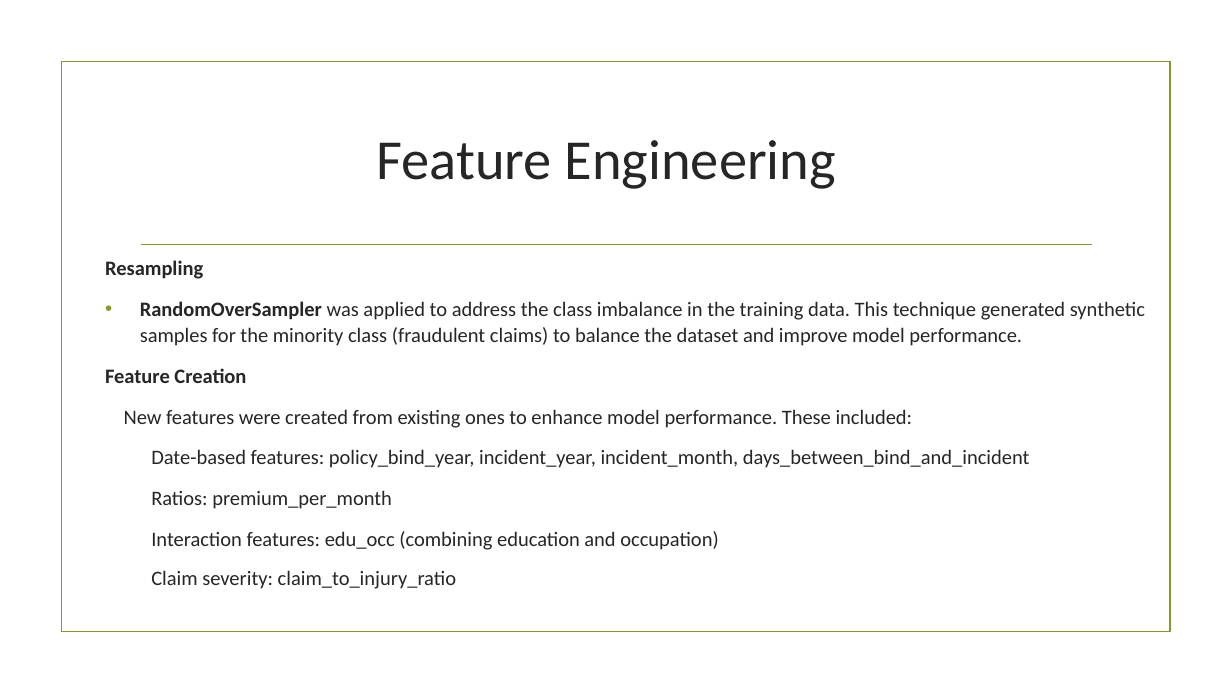
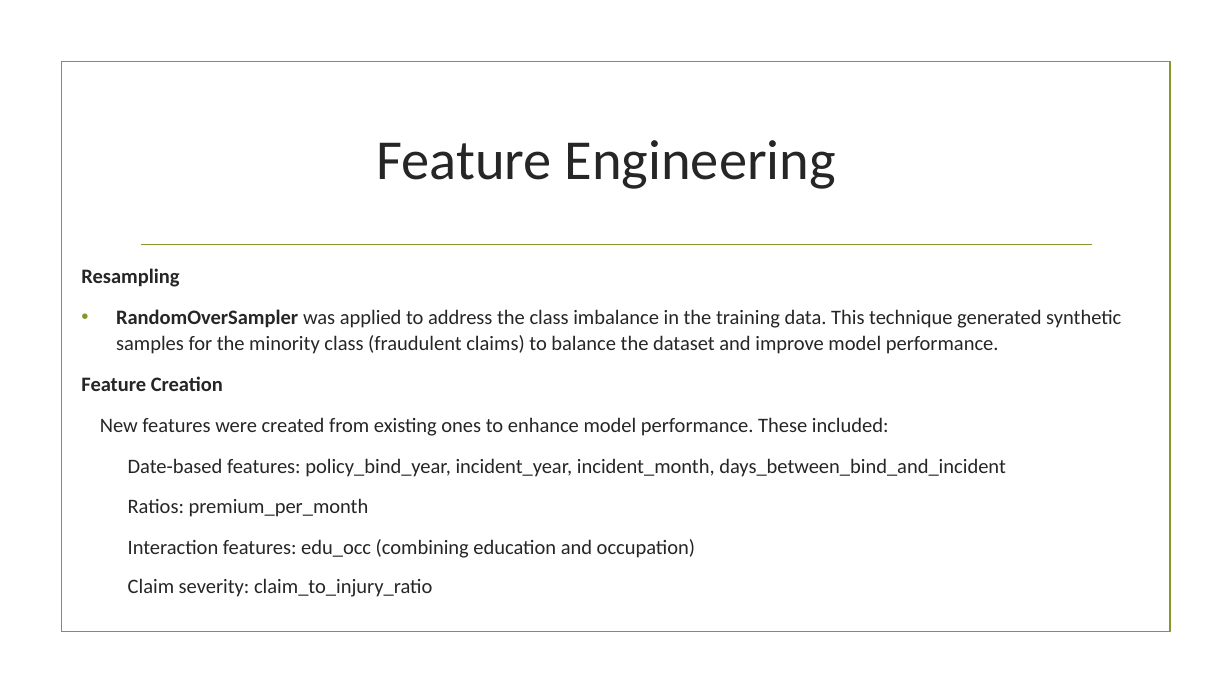
Before and after one commit to NaveenUpadhyay1385/Fraudulent_Claim_Detection_NaveenUpadhyay_SunavaNeogy, a slide deck: slide 7 of Fraudulent_Claim_Detection_Naveen-Sunava.pptx. Drawn at 1232x693 pixels with LibreOffice and Linux fonts; fonts in the diff are those of the drawing; background and template pictures are left out. Boxes give left, top, right and bottom in pixels: in the first picture for what was removed or moved away, otherwise in the second. Text is boxed around its words. In the diff, an @@ line names an element or a change of style, - is before the commit and + after.

```diff
--- a/Fraudulent_Claim_Detection_Naveen-Sunava.pptx
+++ b/Fraudulent_Claim_Detection_Naveen-Sunava.pptx
@@ text "Resampling": place and size @@
-text "Resampling" at [105,260,1145,589]
+text "Resampling" at [81,268,1121,597]
```
Also in this commit, not shown: 11 other slides changed.
